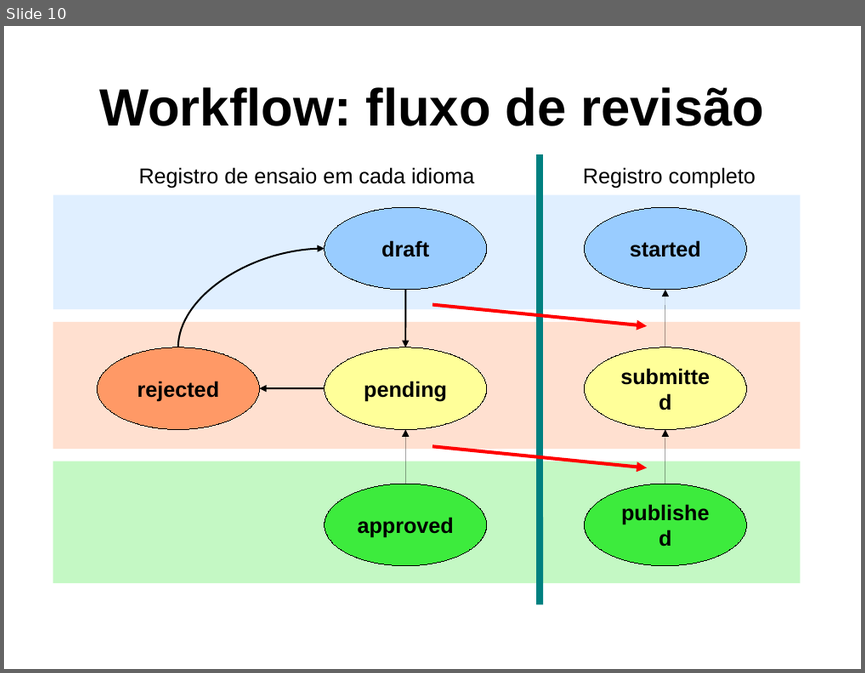
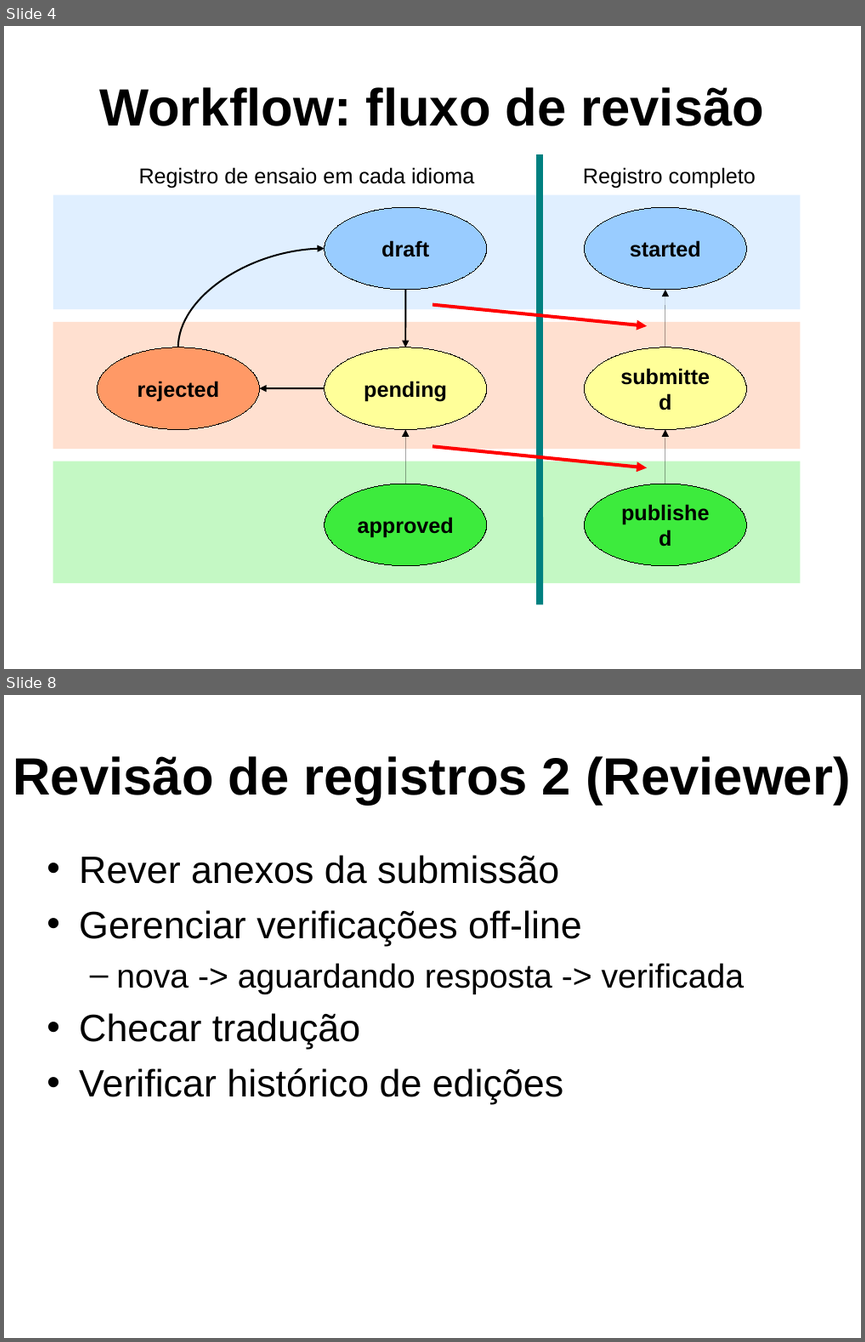
Before and after one commit to frac/opentrials, a slide deck: docs/fiocruz-2009-11.odp. Shown one above the other, each under a label of ours: slide 10 before the commit, slides 4 and 8 after it; the slides between them are not shown. The pictures are 865x673 and 865x1342 pixels, drawn with LibreOffice and Linux fonts; fonts in the diff are those of the drawing; background and template pictures are left out. Boxes give left, top, right and bottom in pixels: in the first picture for what was removed or moved away, otherwise in the second. Text is boxed around its words. In the diff, an @@ line names an element or a change of style, - is before the commit and + after.

```diff
--- a/docs/fiocruz-2009-11.odp
+++ b/docs/fiocruz-2009-11.odp
@@ slide 8 added at [4,695,861,1338], background picture (left out) @@
@@ title added at [13,756,850,805], 44 pt, text #000000, bold @@
+Revisão de registros 2 (Reviewer)
@@ text added at [79,855,744,1104], 32 pt, text #000000 @@
+• Rever anexos da submissão
+• Gerenciar verificações off-line
+  – nova -> aguardando resposta -> verificada
+• Checar tradução
+• Verificar histórico de edições
@@ what was slide 10 is now slide 4 @@
```
Also in this commit, not shown: 2 slides changed, 5 other slides added, 6 slides removed, 2 other files.
